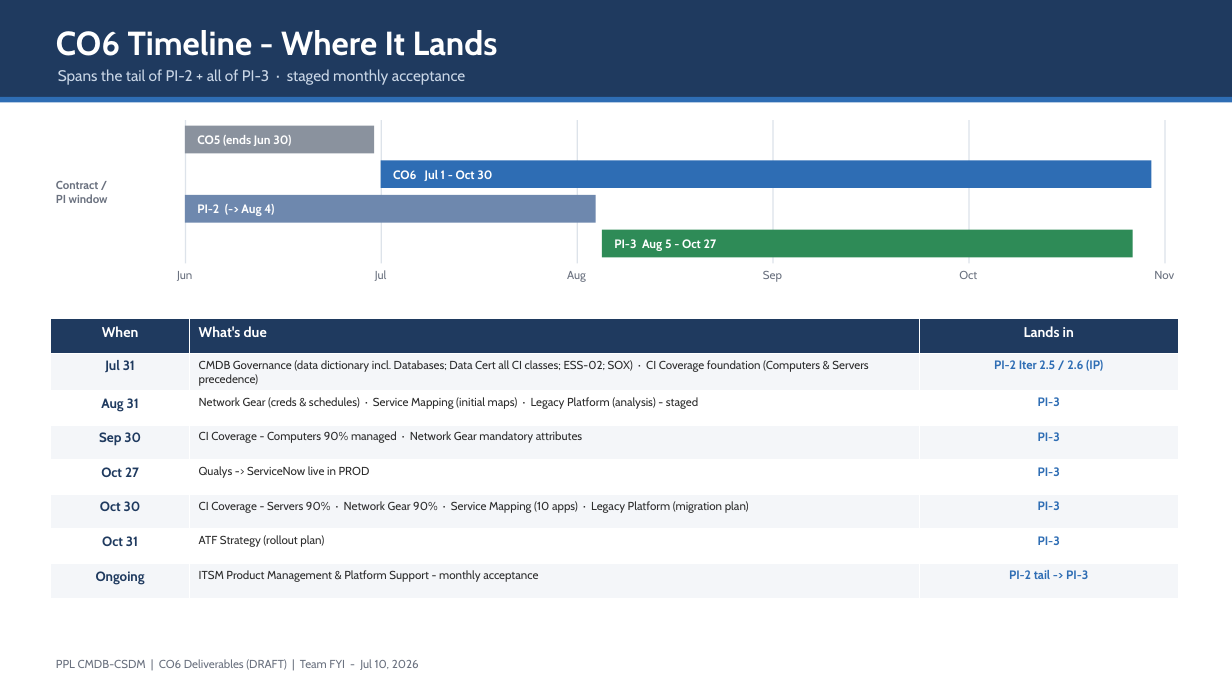
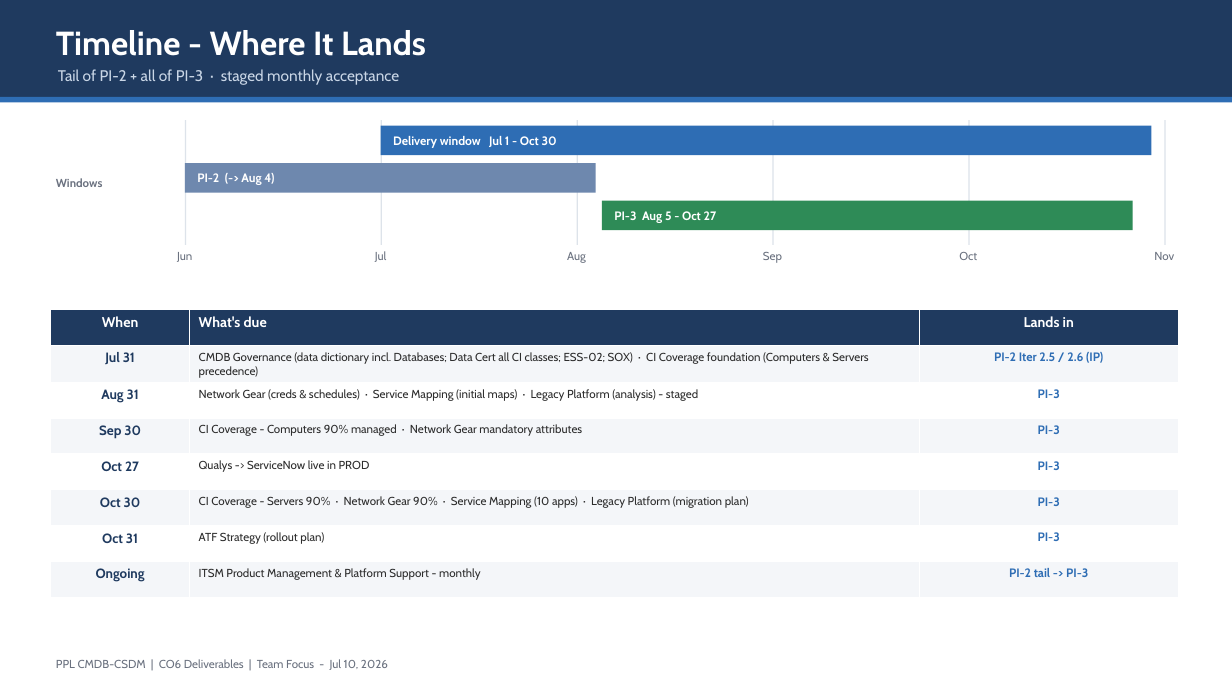
Before and after one commit to DrewMV/claude-ai-os, a slide deck: slide 4 of Workspaces/Work/Projects/PPL CMDB-CSDM/Contract/CO6-Deliverables-2026-07-10.pptx (slide 5 before the commit). Drawn at 1232x693 pixels with LibreOffice and Linux fonts; fonts in the diff are those of the drawing. Boxes give left, top, right and bottom in pixels: in the first picture for what was removed or moved away, otherwise in the second. Text is boxed around its words. In the diff, an @@ line names an element or a change of style, - is before the commit and + after.

```diff
--- a/Workspaces/Work/Projects/PPL CMDB-CSDM/Contract/CO6-Deliverables-2026-07-10.pptx
+++ b/Workspaces/Work/Projects/PPL CMDB-CSDM/Contract/CO6-Deliverables-2026-07-10.pptx
@@ text at <box>56,30,426,56</box>: text changed @@
-CO6 Timeline - Where It Lands
+Timeline - Where It Lands
@@ text at <box>58,69,399,85</box>: text changed @@
-Spans the tail of PI-2 + all of PI-3 · staged monthly acceptance
+Tail of PI-2 + all of PI-3 · staged monthly acceptance
@@ rectangle: place and size @@
-rectangle at <box>185,120,186,263</box>
+rectangle at <box>185,120,186,245</box>
@@ rectangle removed at <box>185,126,374,153</box> @@
@@ text removed at <box>197,135,291,146</box> @@
-CO5 (ends Jun 30)
@@ rectangle: place and size @@
-rectangle at <box>381,120,382,263</box>
+rectangle at <box>381,120,382,245</box>
@@ rectangle: place and size @@
-rectangle at <box>381,161,1152,189</box>
+rectangle at <box>381,126,1152,155</box>
@@ text at <box>393,136,557,148</box>: text changed @@
-CO6 Jul 1 - Oct 30
+Delivery window Jul 1 - Oct 30
@@ rectangle: place and size @@
-rectangle at <box>577,120,578,263</box>
+rectangle at <box>577,120,578,245</box>
@@ rectangle: place and size @@
-rectangle at <box>773,120,774,263</box>
+rectangle at <box>773,120,774,245</box>
@@ rectangle: place and size @@
-rectangle at <box>969,120,970,263</box>
+rectangle at <box>969,120,970,245</box>
@@ rectangle: place and size @@
-rectangle at <box>1165,120,1165,263</box>
+rectangle at <box>1165,120,1165,245</box>
@@ text at <box>56,178,103,187</box>: text changed @@
-Contract /
-PI window
+Windows
@@ 2 texts, 2 rectangles: place and size @@
-2 texts, 2 rectangles at <box>185,195,1133,257</box>
+2 texts, 2 rectangles at <box>185,163,1133,230</box>
@@ 6 texts: place and size @@
-6 texts at <box>177,270,1174,282</box>
+6 texts at <box>177,251,1174,263</box>
@@ table at <box>51,310,1178,596</box> @@
-row 8, column 2: ITSM Product Management & Platform Support - monthly acceptance
+row 8, column 2: ITSM Product Management & Platform Support - monthly
@@ table: place and size @@
-table at <box>51,319,1178,596</box>
+table at <box>51,310,1178,596</box>
@@ text at <box>56,659,388,670</box>: text changed @@
-PPL CMDB-CSDM | CO6 Deliverables (DRAFT) | Team FYI - Jul 10, 2026
+PPL CMDB-CSDM | CO6 Deliverables | Team Focus - Jul 10, 2026
```
Also in this commit, not shown: 1 other slide changed, 3 slides added, 4 slides removed, 2 other files.
